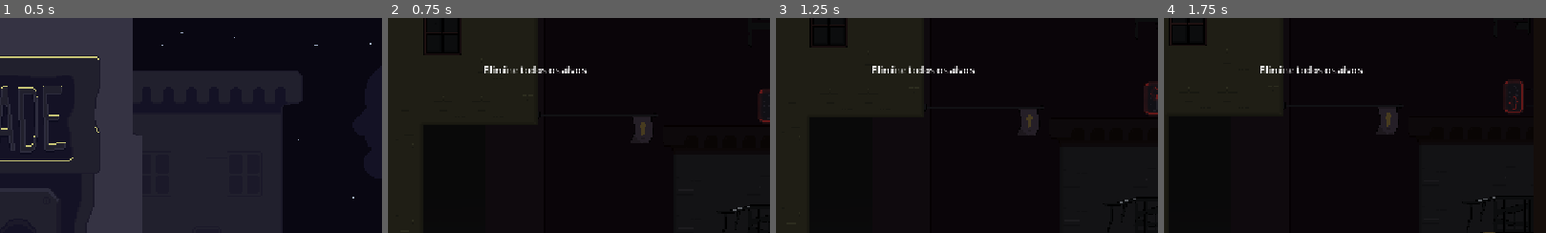
Above: before the commit, frames 1-4 (left to right).
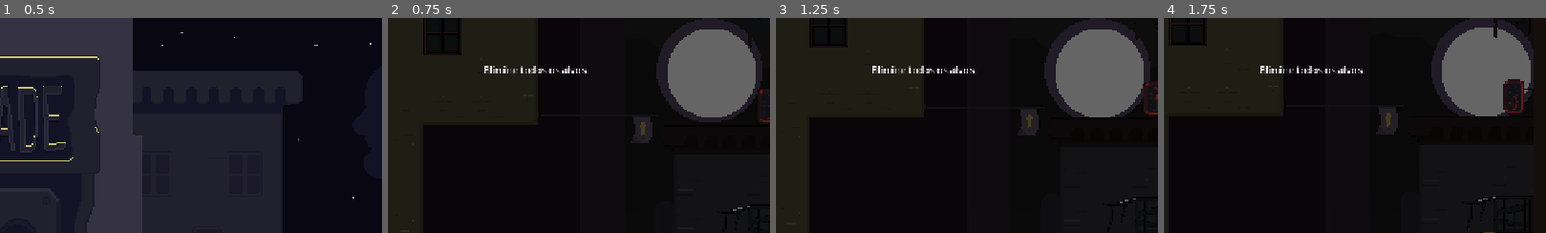
Above: after the commit, the same moments.

Repository: BernardoFPereira/projeto-integrador-2
Game: Godot game, scene res://Scenes/Menus/MainMenu.tscn
The game is run twice, just before and just after one commit, with the same random seed, the same clock (stepped at 60 frames per second) and the same inputs.
Inputs (mouse positions are % of the whole screen's width and height, from its top left):
- Up to frame 1 (0.5 s): no input
- Up to frame 2 (0.75 s): click "Jogar" at 0.5 s
- Up to frame 3 (1.25 s): no input
- Up to frame 4 (1.75 s): move the mouse to (72, 45) at 1.27 s; hold D (move_right) from 1.28 s (still down); hold Shift (activate_shadow_meld) from 1.28 s (still down); tap Space (prep_jump) at 1.52 s
The pictures show only the part of the screen within x 31-81%, y 0-50%; the shares and areas given below are measured in that part.

Frame 1 is identical in both runs. In frame 2, 11% of the frame differs, in the area x 70-98%, y 0-49%; in frame 3, 10%; in frame 4, 9.4%.

Commit message:
Parallax Corrigido para a build atual
Movidos alguns elementos do background para encaixar melhor com elementos no tutorial e no mapa.

Diff:
--- a/Scenes/Levels/briefcase_level.tscn
+++ b/Scenes/Levels/briefcase_level.tscn
@@ -471,9 +471,6 @@
 
 [node name="ParallaxBackgrounds" parent="." instance=ExtResource("3_a30fu")]
 
-[node name="Parallax2D6" parent="ParallaxBackgrounds" index="3"]
-visible = false
-
 [node name="Camera2D" type="Camera2D" parent="." node_paths=PackedStringArray("target")]
 position = Vector2(-944, 471)
 offset = Vector2(0, -125)
--- a/Scenes/Levels/tutorial_level.tscn
+++ b/Scenes/Levels/tutorial_level.tscn
@@ -469,8 +469,30 @@
 
 [node name="ParallaxBackgrounds" parent="." instance=ExtResource("3_n01ts")]
 
-[node name="Parallax2D6" parent="ParallaxBackgrounds" index="3"]
-visible = false
+[node name="PurpleBuilding9P1" parent="ParallaxBackgrounds/Parallax Buildings/Purple node 9pbg" index="0"]
+offset_left = -904.0
+offset_top = -284.0
+offset_right = -123.0
+offset_bottom = 615.0
+
+[node name="PurpleBuilding9P4" parent="ParallaxBackgrounds/Parallax Buildings/Purple node 9pbg" index="3"]
+offset_left = 795.0
+offset_top = -212.0
+offset_right = 1576.0
+offset_bottom = 687.0
+
+[node name="PurpleBuilding9P5" parent="ParallaxBackgrounds/Parallax Buildings/Purple node 9pbg" index="4"]
+offset_left = 2734.0
+offset_top = -41.0
+offset_right = 3378.0
+offset_bottom = 862.0
+
+[node name="RedBuilding9P4" parent="ParallaxBackgrounds/Parallax Buildings/Red node 9Pbg" index="3"]
+visible = true
+offset_left = 1146.0
+offset_top = -141.0
+offset_right = 1927.0
+offset_bottom = 758.0
 
 [node name="Camera2D" type="Camera2D" parent="." node_paths=PackedStringArray("target")]
 position = Vector2(-284, 471)
Not shown, added: Audio/Under Neon Skies.mp3.import
Not shown, added: Audio/doorbell-old-tring.ogg.import
Not shown, added: Audio/thwack-05.ogg.import
Not shown: 1 places in Scenes/Levels/briefcase_level.tscn that only renumber resources
Not shown: 3 places in Scenes/Levels/tutorial_level.tscn that only renumber resources
Not shown, added: Sprites/Misc/quadro_hang_in_there.png.import
Not shown, added: Sprites/Misc/tutorial_wire.png.import
Not shown, added: Sprites/graffiti_hang.png.import
Not shown, added: Sprites/plus.png.import
